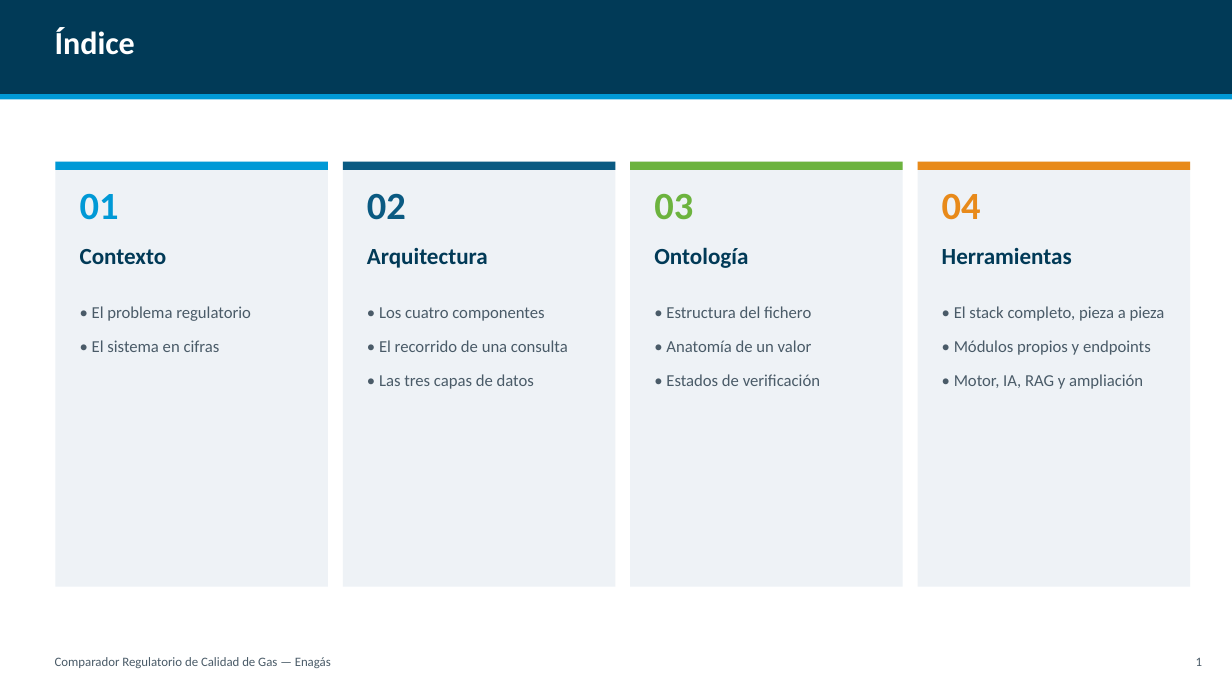
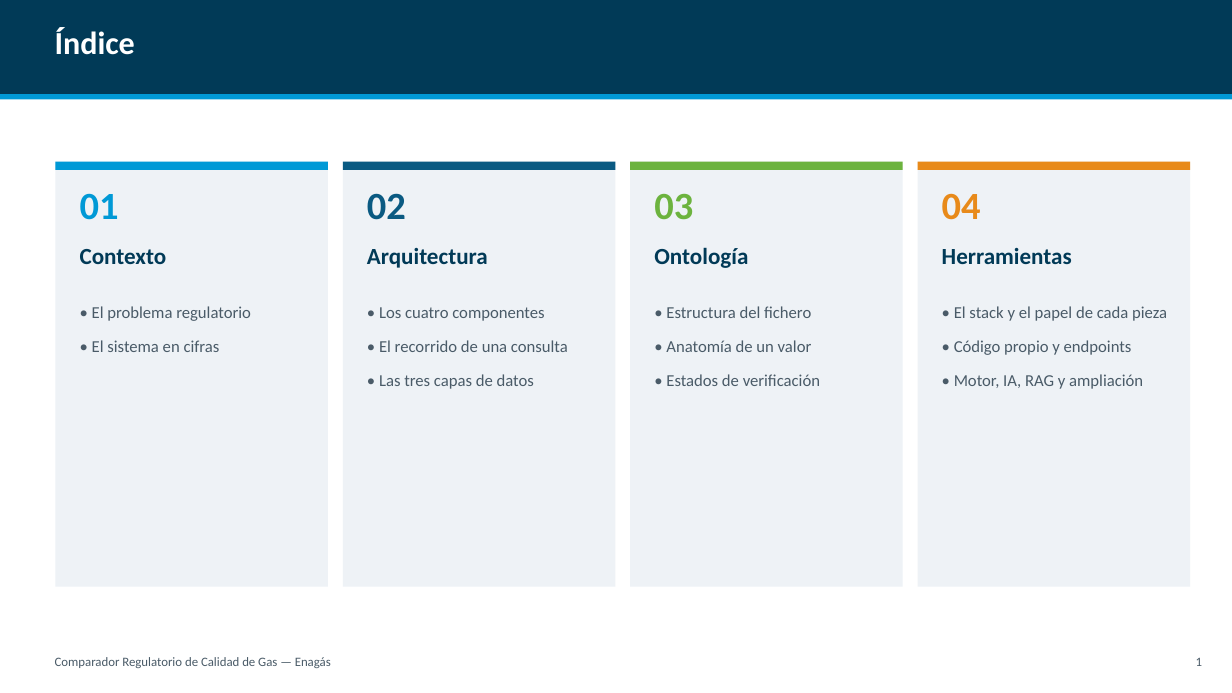
Before and after one commit to CarlosOlivaZurdo/ENAG-S_G1, a slide deck: slide 2 of docs/Presentacion_Comparador_Gas.pptx. Drawn at 1232x693 pixels with LibreOffice and Linux fonts; fonts in the diff are those of the drawing. Boxes give left, top, right and bottom in pixels: in the first picture for what was removed or moved away, otherwise in the second. Text is boxed around its words. In the diff, an @@ line names an element or a change of style, - is before the commit and + after.

```diff
--- a/docs/Presentacion_Comparador_Gas.pptx
+++ b/docs/Presentacion_Comparador_Gas.pptx
@@ text at (954,306,1167,355): text changed @@
-• El stack completo, pieza a pieza
-• Módulos propios y endpoints
+• El stack y el papel de cada pieza
+• Código propio y endpoints
```
Also in this commit, not shown: 7 other slides changed, 3 slides removed, 1 other file.
